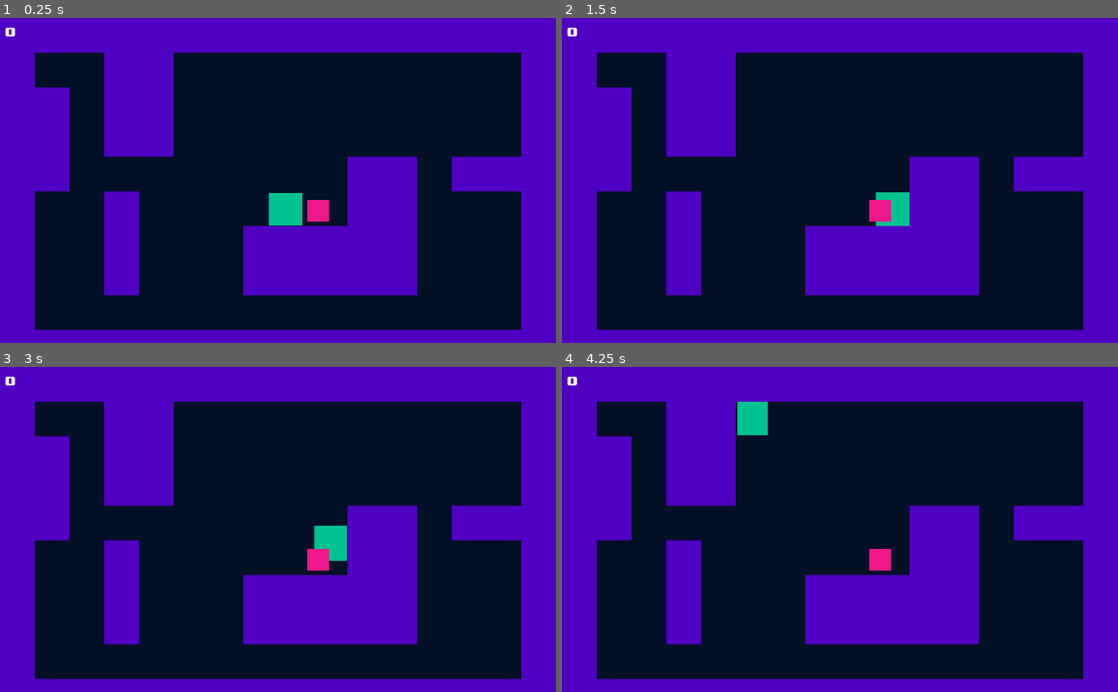
Above: before the commit, frames 1-4 (two rows, left to right).
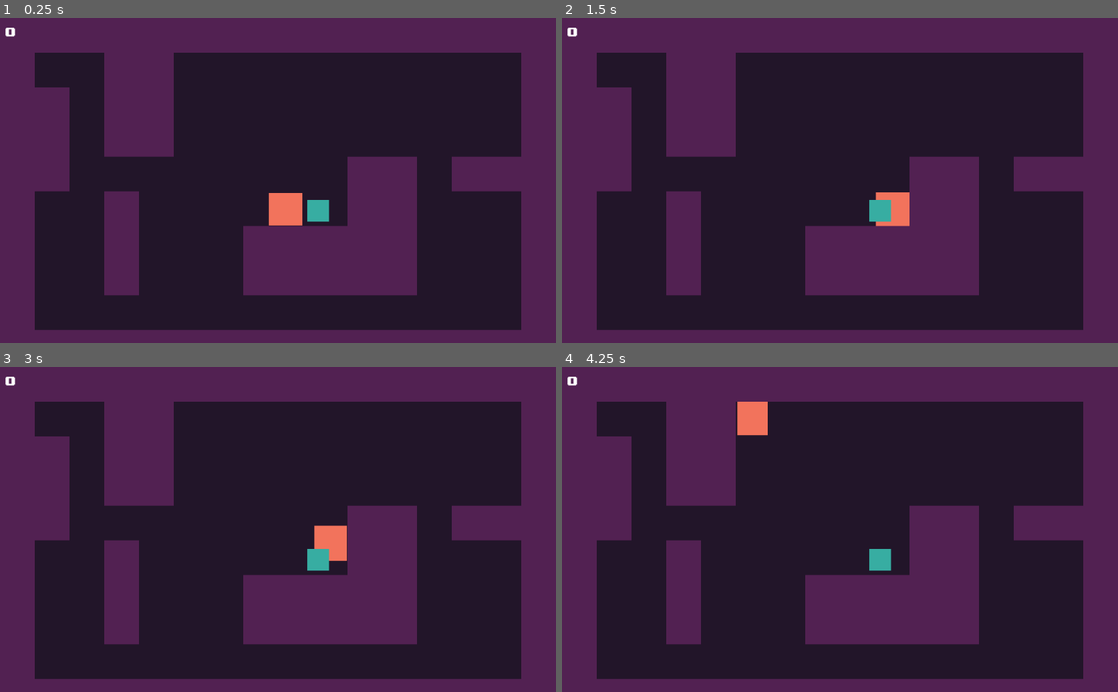
Above: after the commit, the same moments.

Repository: ben-gillott/grav-game
Game: Godot game, scene res://Scenes/TilemapScene.tscn
The game is run twice, just before and just after one commit, with the same random seed, the same clock (stepped at 60 frames per second) and the same inputs.
Inputs:
- Up to frame 1 (0.25 s): no input
- Up to frame 2 (1.5 s): tap Enter (ui_accept) at 0.5, 0.77, 1.25 s; hold Right (ui_right) 0.53-1.28 s; hold Down (ui_down) from 1.28 s (still down)
- Up to frame 3 (3 s): tap Enter (ui_accept) at 1.52, 2, 2.75 s; release Down (ui_down) at 2.03 s; hold Right (ui_right) 2.03-2.78 s; hold Up (ui_up) from 2.78 s (still down)
- Up to frame 4 (4.25 s): tap Enter (ui_accept) at 3.02, 3.77 s; release Up (ui_up) at 3.53 s; hold Left (ui_left) from 3.53 s (still down)

The runs differ from the first frame. In frame 1, 100% of the frame differs, in the area x 0-100%, y 0-100%; in frame 2, 100%; in frame 3, 100%; in frame 4, 100%.

Commit message:
Color palette update (warm twilight)

Diff:
--- a/Scenes/NPC1.tscn
+++ b/Scenes/NPC1.tscn
@@ -19,6 +19,6 @@
 script = ExtResource( 2 )
 
 [node name="npcsprite" type="Sprite" parent="."]
-modulate = Color( 0.937255, 0.0901961, 0.54902, 1 )
+modulate = Color( 0.215686, 0.678431, 0.635294, 1 )
 scale = Vector2( 40, 40 )
 texture = ExtResource( 3 )
--- a/Scenes/PlayerScene.tscn
+++ b/Scenes/PlayerScene.tscn
@@ -22,7 +22,7 @@
 shape = SubResource( 2 )
 
 [node name="Sprite" type="Sprite" parent="."]
-modulate = Color( 0, 0.764706, 0.560784, 1 )
+modulate = Color( 0.94902, 0.45098, 0.360784, 1 )
 scale = Vector2( 62, 62 )
 texture = ExtResource( 1 )
 
--- a/Scenes/TilemapScene.tscn
+++ b/Scenes/TilemapScene.tscn
@@ -112,12 +112,12 @@
 [node name="HUD" parent="CanvasLayer" instance=ExtResource( 2 )]
 
 [node name="BG" type="Sprite" parent="."]
-modulate = Color( 0.0156863, 0.0627451, 0.14902, 1 )
+modulate = Color( 0.133333, 0.0823529, 0.160784, 1 )
 scale = Vector2( 100000, 100000 )
 texture = ExtResource( 5 )
 
 [node name="TileMap" type="TileMap" parent="."]
-modulate = Color( 0.313726, 0, 0.764706, 1 )
+modulate = Color( 0.321569, 0.129412, 0.321569, 1 )
 tile_set = SubResource( 4 )
 format = 1
 tile_data = PoolIntArray( 0, 3, 0, 1, 3, 0, 2, 3, 0, 3, 3, 0, 4, 3, 0, 5, 3, 0, 6, 3, 0, 7, 3, 0, 8, 3, 0, 9, 3, 0, 10, …(893 unchanged characters)…
--- a/project.godot
+++ b/project.godot
@@ -110,6 +110,24 @@
 , Object(InputEventKey,"resource_local_to_scene":false,"resource_name":"","device":0,"alt":false,"shift":false,"control":false,"meta":false,"command":false,"pressed":false,"scancode":69,"physical_scancode":0,"unicode":0,"echo":false,"script":null)
  ]
 }
+ui_select={
+"deadzone": 0.5,
+"events": [  ]
+}
+ui_up={
+"deadzone": 0.5,
+"events": [ Object(InputEventKey,"resource_local_to_scene":false,"resource_name":"","device":0,"alt":false,"shift":false,"control":false,"meta":false,"command":false,"pressed":false,"scancode":16777232,"physical_scancode":0,"unicode":0,"echo":false,"script":null)
+, Object(InputEventJoypadButton,"resource_local_to_scene":false,"resource_name":"","device":0,"button_index":12,"pressure":0.0,"pressed":false,"script":null)
+, Object(InputEventKey,"resource_local_to_scene":false,"resource_name":"","device":0,"alt":false,"shift":false,"control":false,"meta":false,"command":false,"pressed":false,"scancode":87,"physical_scancode":0,"unicode":0,"echo":false,"script":null)
+ ]
+}
+ui_down={
+"deadzone": 0.5,
+"events": [ Object(InputEventKey,"resource_local_to_scene":false,"resource_name":"","device":0,"alt":false,"shift":false,"control":false,"meta":false,"command":false,"pressed":false,"scancode":16777234,"physical_scancode":0,"unicode":0,"echo":false,"script":null)
+, Object(InputEventJoypadButton,"resource_local_to_scene":false,"resource_name":"","device":0,"button_index":13,"pressure":0.0,"pressed":false,"script":null)
+, Object(InputEventKey,"resource_local_to_scene":false,"resource_name":"","device":0,"alt":false,"shift":false,"control":false,"meta":false,"command":false,"pressed":false,"scancode":83,"physical_scancode":0,"unicode":0,"echo":false,"script":null)
+ ]
+}
 ui_left={
 "deadzone": 0.5,
 "events": [ Object(InputEventKey,"resource_local_to_scene":false,"resource_name":"","device":0,"alt":false,"shift":false,"control":false,"meta":false,"command":false,"pressed":false,"scancode":16777231,"physical_scancode":0,"unicode":0,"echo":false,"script":null)
@@ -124,18 +142,17 @@
 , Object(InputEventKey,"resource_local_to_scene":false,"resource_name":"","device":0,"alt":false,"shift":false,"control":false,"meta":false,"command":false,"pressed":false,"scancode":68,"physical_scancode":0,"unicode":0,"echo":false,"script":null)
  ]
 }
-ui_down={
+ui_focus_prev={
 "deadzone": 0.5,
-"events": [ Object(InputEventKey,"resource_local_to_scene":false,"resource_name":"","device":0,"alt":false,"shift":false,"control":false,"meta":false,"command":false,"pressed":false,"scancode":16777234,"physical_scancode":0,"unicode":0,"echo":false,"script":null)
-, Object(InputEventJoypadButton,"resource_local_to_scene":false,"resource_name":"","device":0,"button_index":13,"pressure":0.0,"pressed":false,"script":null)
-, Object(InputEventKey,"resource_local_to_scene":false,"resource_name":"","device":0,"alt":false,"shift":false,"control":false,"meta":false,"command":false,"pressed":false,"scancode":83,"physical_scancode":0,"unicode":0,"echo":false,"script":null)
- ]
+"events": [  ]
+}
+ui_page_up={
+"deadzone": 0.5,
+"events": [  ]
 }
 ui_page_down={
 "deadzone": 0.5,
-"events": [ Object(InputEventKey,"resource_local_to_scene":false,"resource_name":"","device":0,"alt":false,"shift":false,"control":false,"meta":false,"command":false,"pressed":false,"scancode":16777236,"physical_scancode":0,"unicode":0,"echo":false,"script":null)
-, Object(InputEventKey,"resource_local_to_scene":false,"resource_name":"","device":0,"alt":false,"shift":false,"control":false,"meta":false,"command":false,"pressed":false,"scancode":87,"physical_scancode":0,"unicode":0,"echo":false,"script":null)
- ]
+"events": [  ]
 }
 
 [physics]
